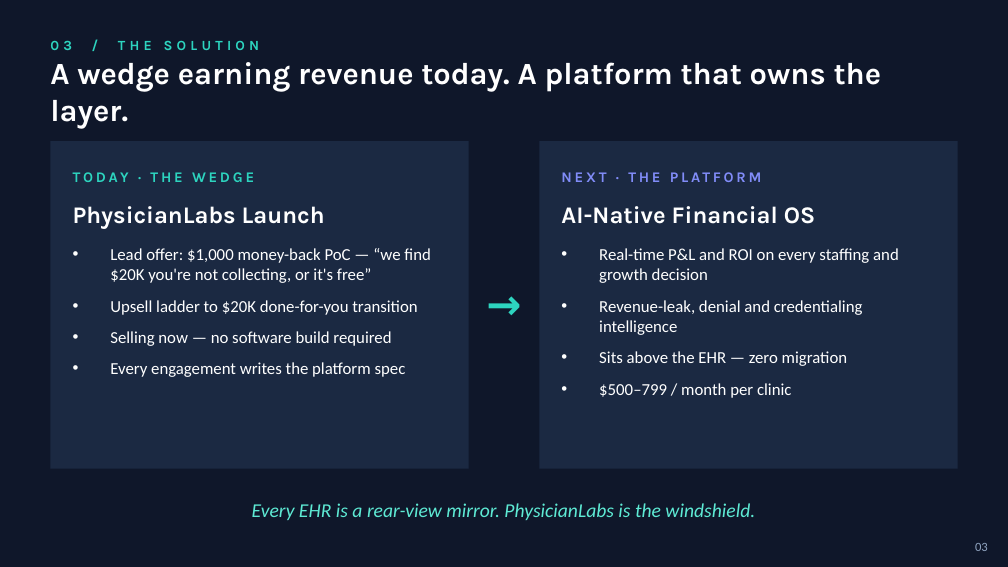
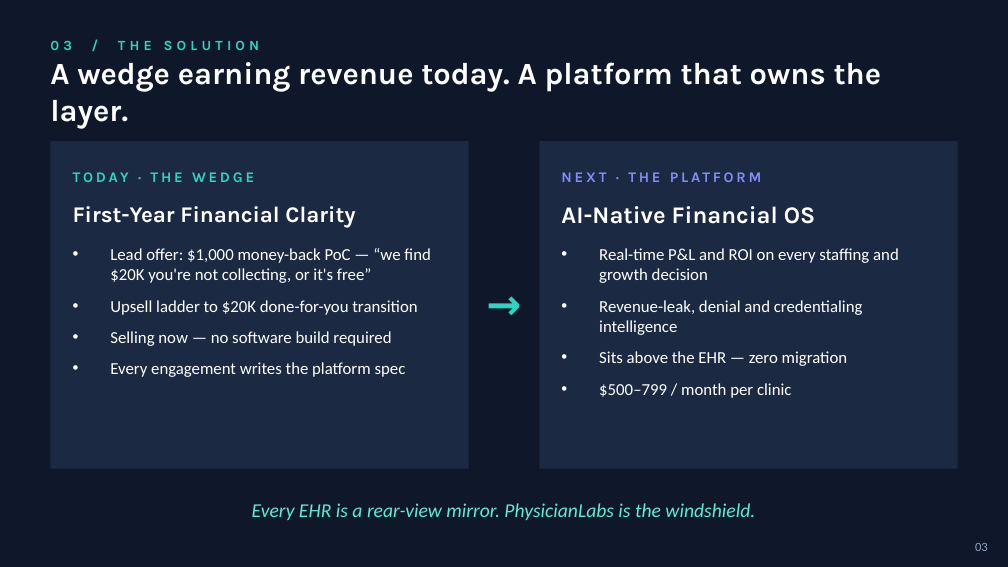
Before and after one commit to moamalleck/PhyLabs, a slide deck: slide 4 of docs/fundraising/pitch-deck-2026-06-11-softbank-necx.pptx. Drawn at 1008x567 pixels with LibreOffice and Linux fonts; fonts in the diff are those of the drawing. Boxes give left, top, right and bottom in pixels: in the first picture for what was removed or moved away, otherwise in the second. Text is boxed around its words. In the diff, an @@ line names an element or a change of style, - is before the commit and + after.

```diff
--- a/docs/fundraising/pitch-deck-2026-06-11-softbank-necx.pptx
+++ b/docs/fundraising/pitch-deck-2026-06-11-softbank-necx.pptx
@@ text at [73,206,355,228]: text changed; size 17 to 16 pt @@
-PhysicianLabs Launch
+First-Year Financial Clarity
```
Also in this commit, not shown: 2 other slides changed, 1 slide added, 1 slide removed, 2 other files.
